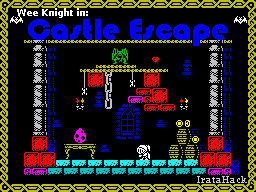
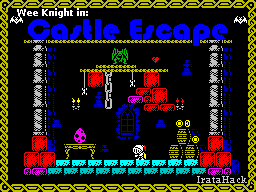
Layers edited between the first and the second 256x192 image:
painted on "Border" over <box>72,98,188,160</box>
